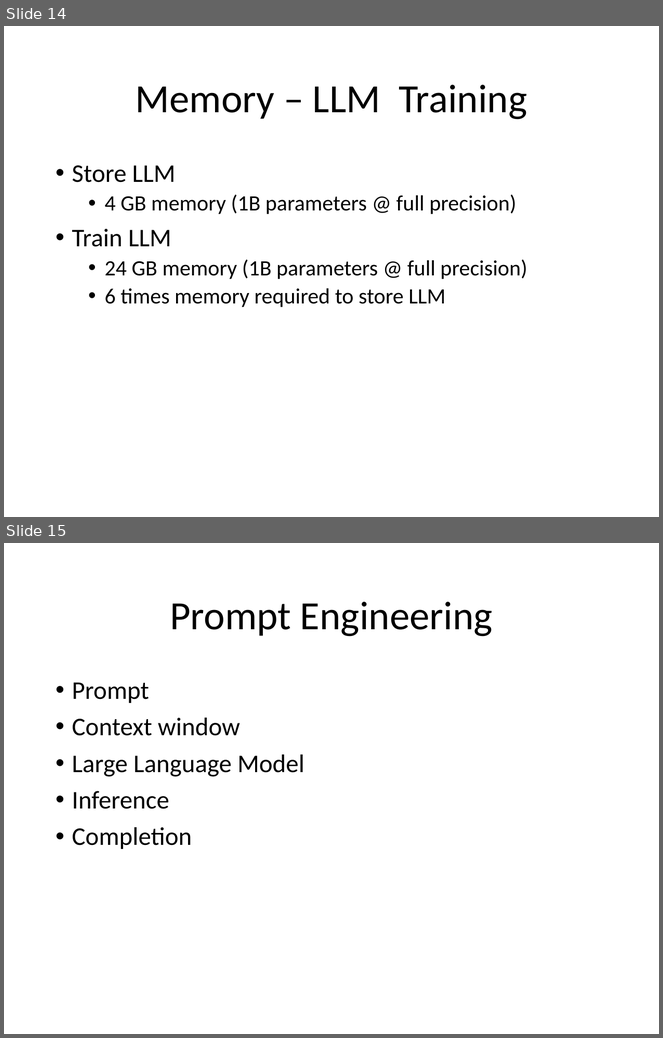
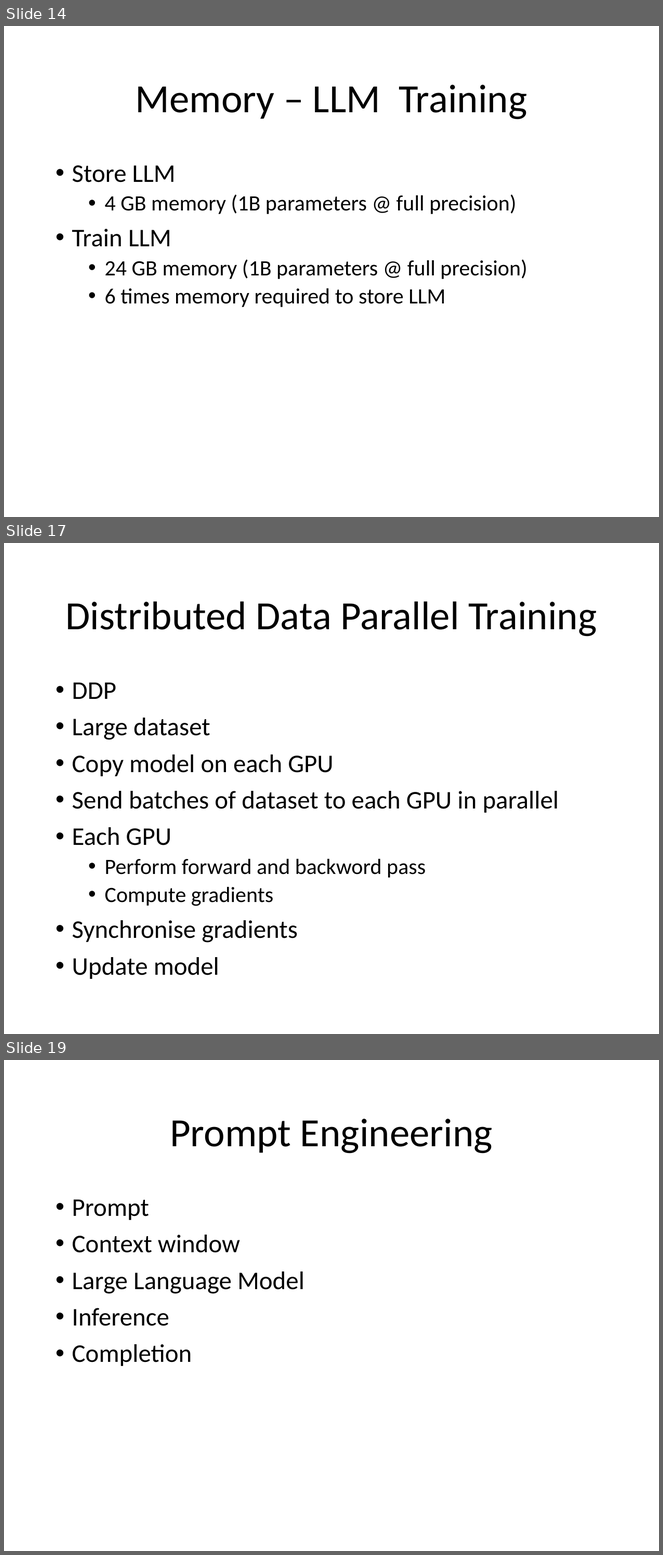
Before and after one commit to look4pritam/LargeLanguageModels, a slide deck: Presentations/LargeLanguageModels.pptx. Shown one above the other, each under a label of ours: slides 14 and 15 before the commit, slides 14, 17 and 19 after it; the slides between them are not shown. The pictures are 663x1038 and 663x1555 pixels, drawn with LibreOffice and Linux fonts; fonts in the diff are those of the drawing. Boxes give left, top, right and bottom in pixels: in the first picture for what was removed or moved away, otherwise in the second. Text is boxed around its words. In the diff, an @@ line names an element or a change of style, - is before the commit and + after.

```diff
--- a/Presentations/LargeLanguageModels.pptx
+++ b/Presentations/LargeLanguageModels.pptx
@@ slide 17 added at box(4, 543, 659, 1034), background #FFFFFF @@
@@ title added at box(65, 601, 597, 637), 44 pt, text #000000 @@
+Distributed Data Parallel Training
@@ text added at box(72, 682, 559, 979), 28 pt, text #000000 @@
+• DDP
+• Large dataset
+• Copy model on each GPU
+• Send batches of dataset to each GPU in parallel
+• Each GPU
+  • Perform forward and backword pass
+  • Compute gradients
+• Synchronise gradients
+• Update model
@@ what was slide 15 is now slide 19 @@
```
Also in this commit, not shown: 3 other slides added.
